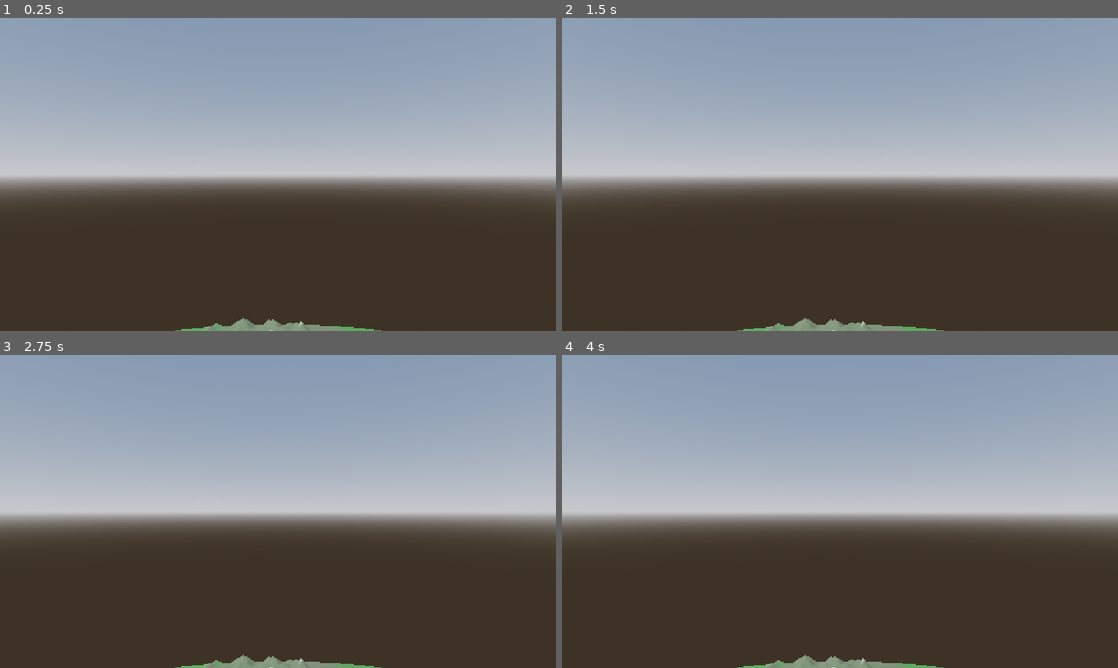
Above: before the commit, frames 1-4 (two rows, left to right).
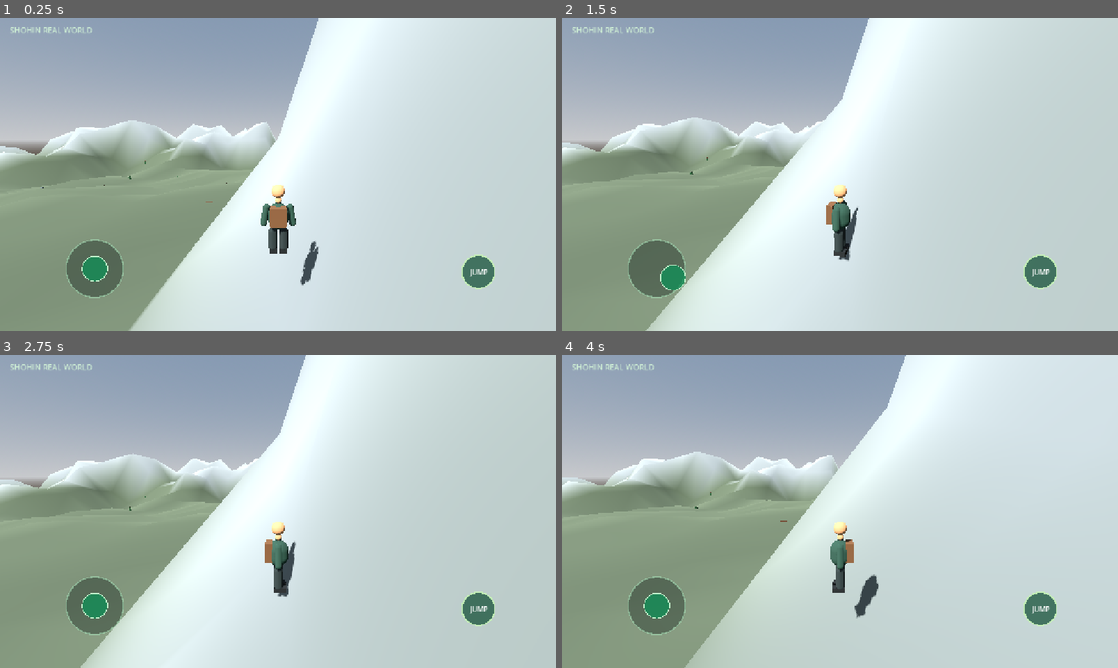
Above: after the commit, the same moments.

Repository: shohintajikistan/SHOHIN-REAL-WORLD
Game: Godot game, scene res://scenes/main.tscn
Same seed, same stepped clock (60 frames per second), same inputs: the game is played once before the commit and once after it.
Inputs (mouse positions are in pixels of both pictures, inside the frame that each line leads up to):
- Up to frame 1 (0.25 s): no input
- Up to frame 2 (1.5 s): move the mouse to (962, 158) at 0.52 s; hold D 0.53-1.25 s; hold Shift 0.53-1.25 s; click (962, 158) at 0.67 s; tap Space at 0.77 s; drag from (728, 190) to (812, 237) at 1.27 s
- Up to frame 3 (2.75 s): move the mouse to (333, 442) at 2.02 s; hold D from 2.03 s (still down); hold Shift from 2.03 s (still down)
- Up to frame 4 (4 s): release D at 2.75 s; release Shift at 2.75 s; tap Enter at 2.75 s; drag from (812, 574) to (673, 464) at 2.77 s; move the mouse to (1006, 558) at 3.52 s; hold A from 3.53 s (still down); hold Shift from 3.53 s (still down); tap Space at 3.77 s

The runs differ from the first frame. In frame 1, 77% of the frame differs, in the area x 0-100%, y 0-100%; in frame 2, 77%; in frame 3, 77%; in frame 4, 78%.

Commit message:
Add playable spawn, terrain collision and natural props

Diff:
--- a/godot/scripts/island_world.gd
+++ b/godot/scripts/island_world.gd
@@ -13,8 +13,9 @@
 	_build_ocean()
 	_build_island()
 	_build_forests()
-	_build_preview_camera()
-	print("SHOHIN REAL WORLD: 4 km x 4 km island created.")
+	_build_resource_props()
+	_spawn_player()
+	print("SHOHIN REAL WORLD: playable island loaded.")
 
 func _build_environment() -> void:
 	var world := WorldEnvironment.new()
@@ -83,6 +84,12 @@
 	ground.roughness = 1.0
 	terrain.material_override = ground
 	add_child(terrain)
+	var ground_body := StaticBody3D.new()
+	ground_body.name = "IslandCollision"
+	var ground_collision := CollisionShape3D.new()
+	ground_collision.shape = terrain.mesh.create_trimesh_shape()
+	ground_body.add_child(ground_collision)
+	add_child(ground_body)
 
 func _add_terrain_triangle(st: SurfaceTool, a: Vector3, b: Vector3, c: Vector3) -> void:
 	for point in [a, b, c]:
@@ -181,10 +188,51 @@
 	material.roughness = 1.0
 	return material
 
-func _build_preview_camera() -> void:
-	var camera := Camera3D.new()
-	camera.position = Vector3(0.0, 2100.0, 2700.0)
-	camera.look_at(Vector3.ZERO, Vector3.UP)
-	camera.current = true
-	camera.fov = 55.0
-	add_child(camera)
+
+func _build_resource_props() -> void:
+	var rng := RandomNumberGenerator.new()
+	rng.seed = 20261119
+	for i in range(34):
+		var x := rng.randf_range(-900.0, 900.0)
+		var z := rng.randf_range(-900.0, 900.0)
+		var y := _height_at(x, z)
+		if y < WATER_LEVEL + 12.0:
+			continue
+		var rock := MeshInstance3D.new()
+		var rock_mesh := SphereMesh.new()
+		rock_mesh.radius = rng.randf_range(0.7, 1.8)
+		rock_mesh.height = rock_mesh.radius * 1.25
+		rock.mesh = rock_mesh
+		rock.position = Vector3(x, y + rock_mesh.radius * 0.35, z)
+		rock.scale = Vector3(rng.randf_range(0.8, 1.4), rng.randf_range(0.55, 1.0), rng.randf_range(0.8, 1.3))
+		var stone := StandardMaterial3D.new()
+		stone.albedo_color = Color(0.28, 0.31, 0.29)
+		stone.roughness = 1.0
+		rock.material_override = stone
+		add_child(rock)
+	for i in range(18):
+		var x := rng.randf_range(-1000.0, 1000.0)
+		var z := rng.randf_range(-1000.0, 1000.0)
+		var y := _height_at(x, z)
+		if y < WATER_LEVEL + 12.0:
+			continue
+		var log := MeshInstance3D.new()
+		var log_mesh := CylinderMesh.new()
+		log_mesh.top_radius = 0.18
+		log_mesh.bottom_radius = 0.22
+		log_mesh.height = rng.randf_range(2.5, 4.5)
+		log.mesh = log_mesh
+		log.position = Vector3(x, y + 0.25, z)
+		log.rotation.z = PI * 0.5
+		var wood := StandardMaterial3D.new()
+		wood.albedo_color = Color(0.27, 0.16, 0.085)
+		wood.roughness = 1.0
+		log.material_override = wood
+		add_child(log)
+
+func _spawn_player() -> void:
+	var player_script = load("res://scripts/player_controller.gd")
+	var player := CharacterBody3D.new()
+	player.set_script(player_script)
+	player.position = Vector3(0.0, _height_at(0.0, 0.0) + 2.0, 0.0)
+	add_child(player)
